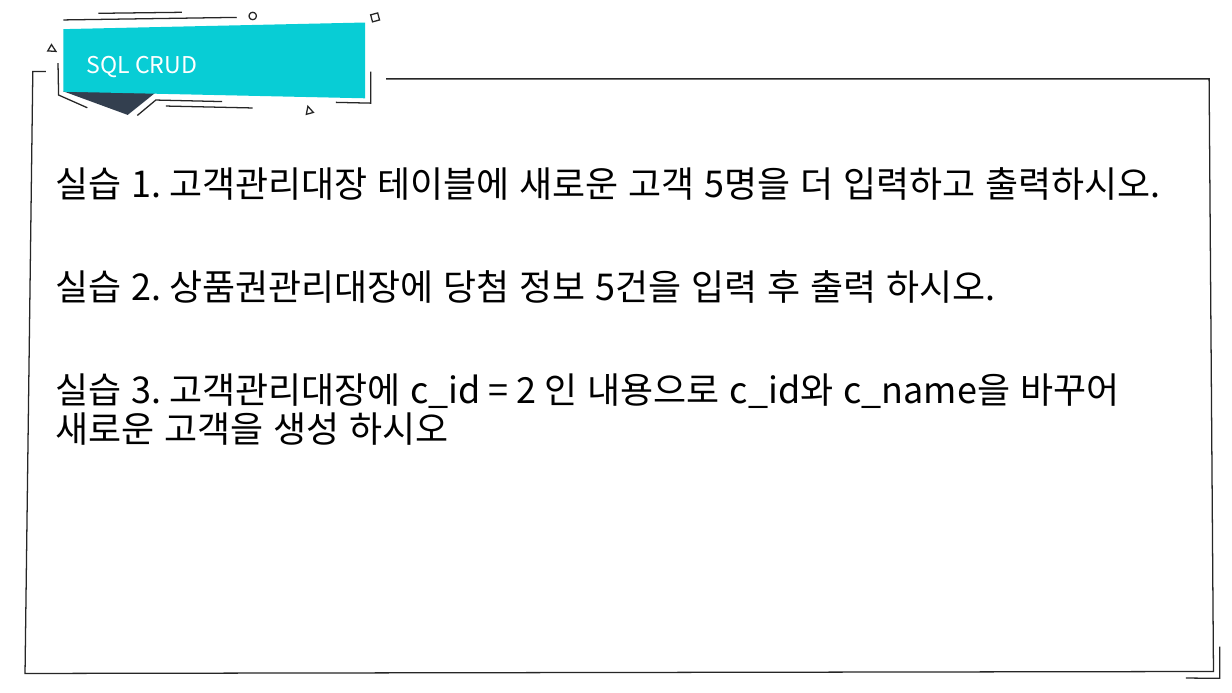
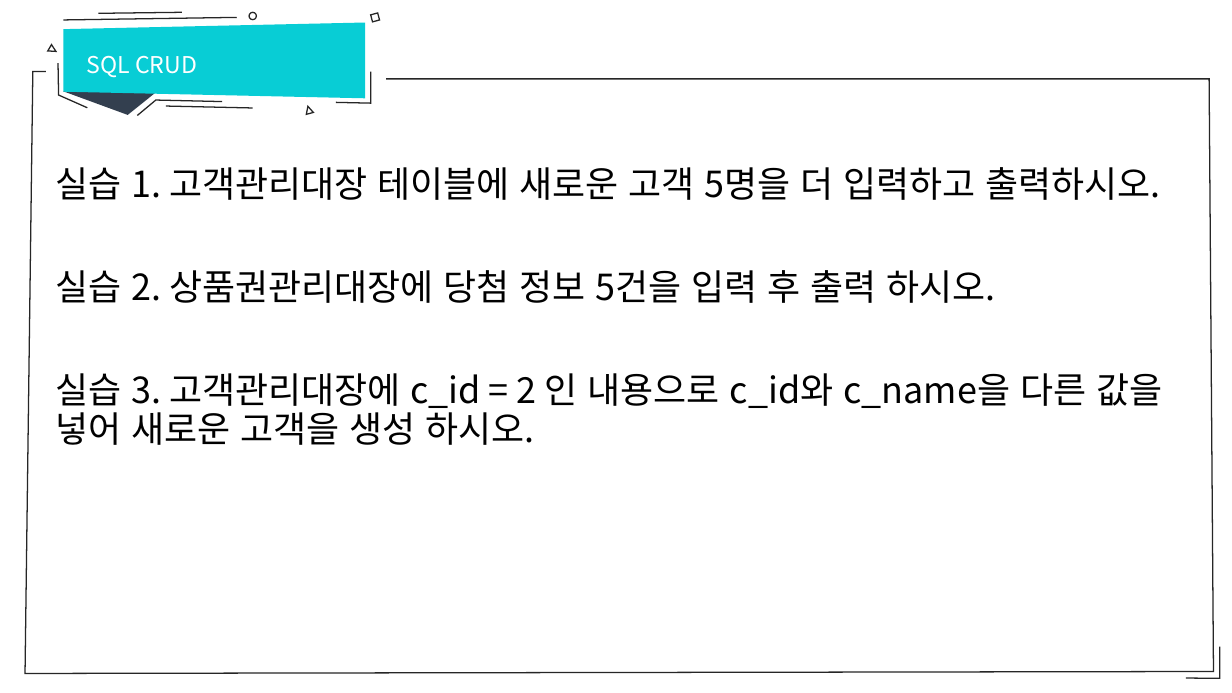
Before and after one commit to sumn-2020/lecture, a slide deck: slide 7 of database/7강 SQL CRUD.pptx (slide 6 before the commit). Drawn at 1232x693 pixels with LibreOffice and Linux fonts; fonts in the diff are those of the drawing. Boxes give left, top, right and bottom in pixels: in the first picture for what was removed or moved away, otherwise in the second. Text is boxed around its words. In the diff, an @@ line names an element or a change of style, - is before the commit and + after.

```diff
--- a/database/7강 SQL CRUD.pptx
+++ b/database/7강 SQL CRUD.pptx
@@ text at (55, 373, 1162, 445): text changed @@
-실습 3. 고객관리대장에 c_id = 2 인 내용으로 c_id와 c_name을 바꾸어 새로운 고객을 생성 하시오
+실습 3. 고객관리대장에 c_id = 2 인 내용으로 c_id와 c_name을 다른 값을 넣어 새로운 고객을 생성 하시오.
```
Also in this commit, not shown: 5 other slides changed, 2 slides added, 4 other files.
